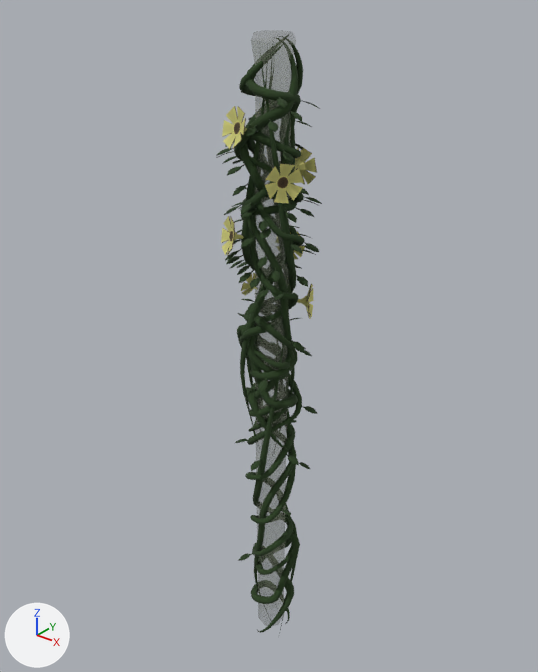
The FBX model Assets/Props/Vine/Vine Plant phase 3.fbx: old version first, new version second.
Camera for both pictures: a 50 mm camera at (3.44, -4.36, 5.68) aimed at (-0.13, 0.1, 2.91). Arrows for +X, +Y and +Z are at lower left; the lights stay in place. Where no turn or scale is listed for an object, it has been applied to the vertices. Vertices at the same position are counted once.

In view in the first picture: 'BezierCurve.003'.
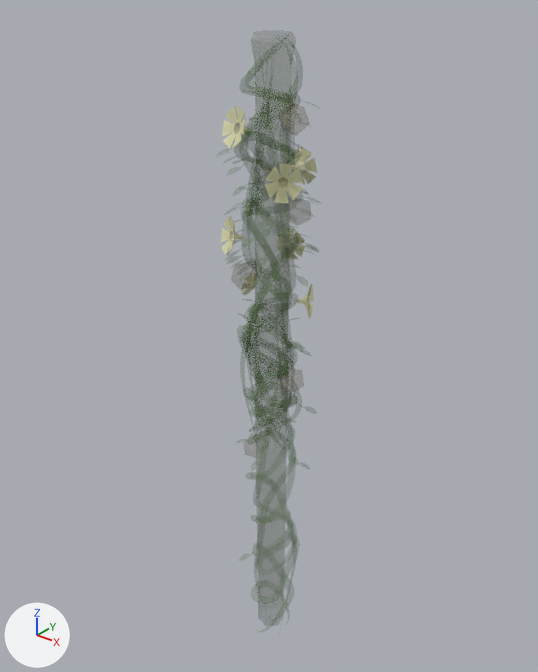
Pixel boxes [x1, y1, x2, y2] of what changed, in the pictures (538 x 672 px):
'BezierCurve.003', surface changed, reshaped (yellow to beige): before [216, 34, 322, 634]; after [221, 106, 317, 319]

What changed in the scene script:
```text
Change img_vine_png:
    img_vine_png: load_image('Vine.png', '../../Textures/Vines/Vine.png', 2048, 2048, 'sRGB') -> load_image('Vine.png', '../../Textures/Vines/Vine.png', 2048, 2048, 'Non-Color')
Add img_kiwi_png:
    img_kiwi_png = load_image('Kiwi.png', '../../Textures/Kiwi/Kiwi.png', 512, 512, 'Non-Color')
Add mat_material_002:
    mat_material_002 = bpy.data.materials.new('Material.002')
    # uses the picture img_vine_png
Add mat_material_003:
    mat_material_003 = bpy.data.materials.new('Material.003')
    # uses the picture img_kiwi_png
Change me_beziercurve_005:
    used by ob_beziercurve_003; location = (0.0, 0.0, 0.0)
    remove me_beziercurve_005.from_pydata(...)  # 7393 vertices, 9705 faces; spans x -0.37..0.43, y -0.43..0.36, z -0.37..5.32
    add me_beziercurve_005.from_pydata(...)  # 7453 vertices, 9805 faces; spans x -0.37..0.43, y -0.43..0.36, z -0.37..5.32
    me_beziercurve_005 part 1: 9705 faces spanning x -0.37..0.43, y -0.43..0.36, z -0.37..5.32 switch from mat_material_001 (picture img_vine_png) to mat_material_002
    add me_beziercurve_005.materials.append(mat_material_003)
```
